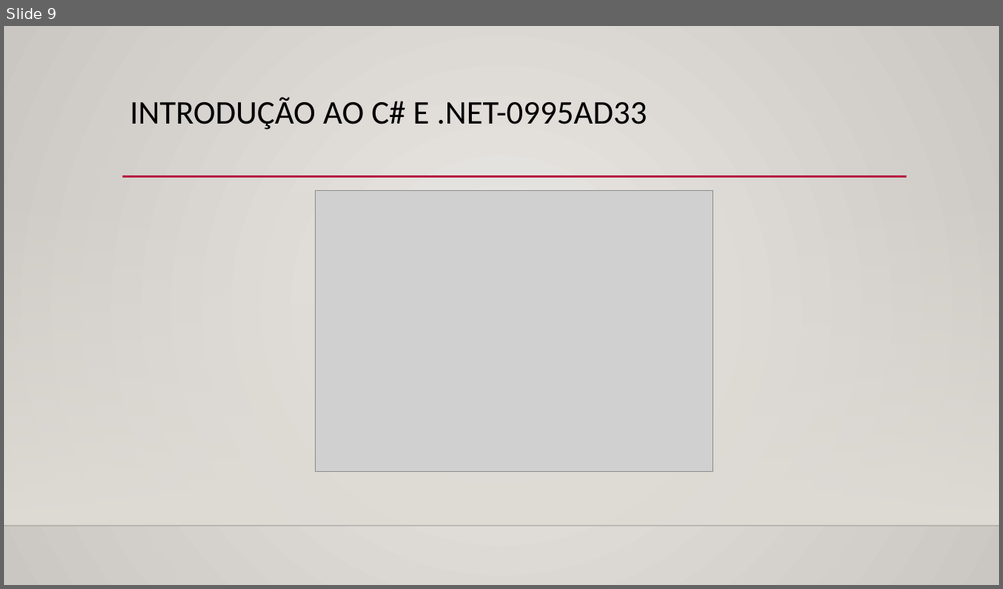
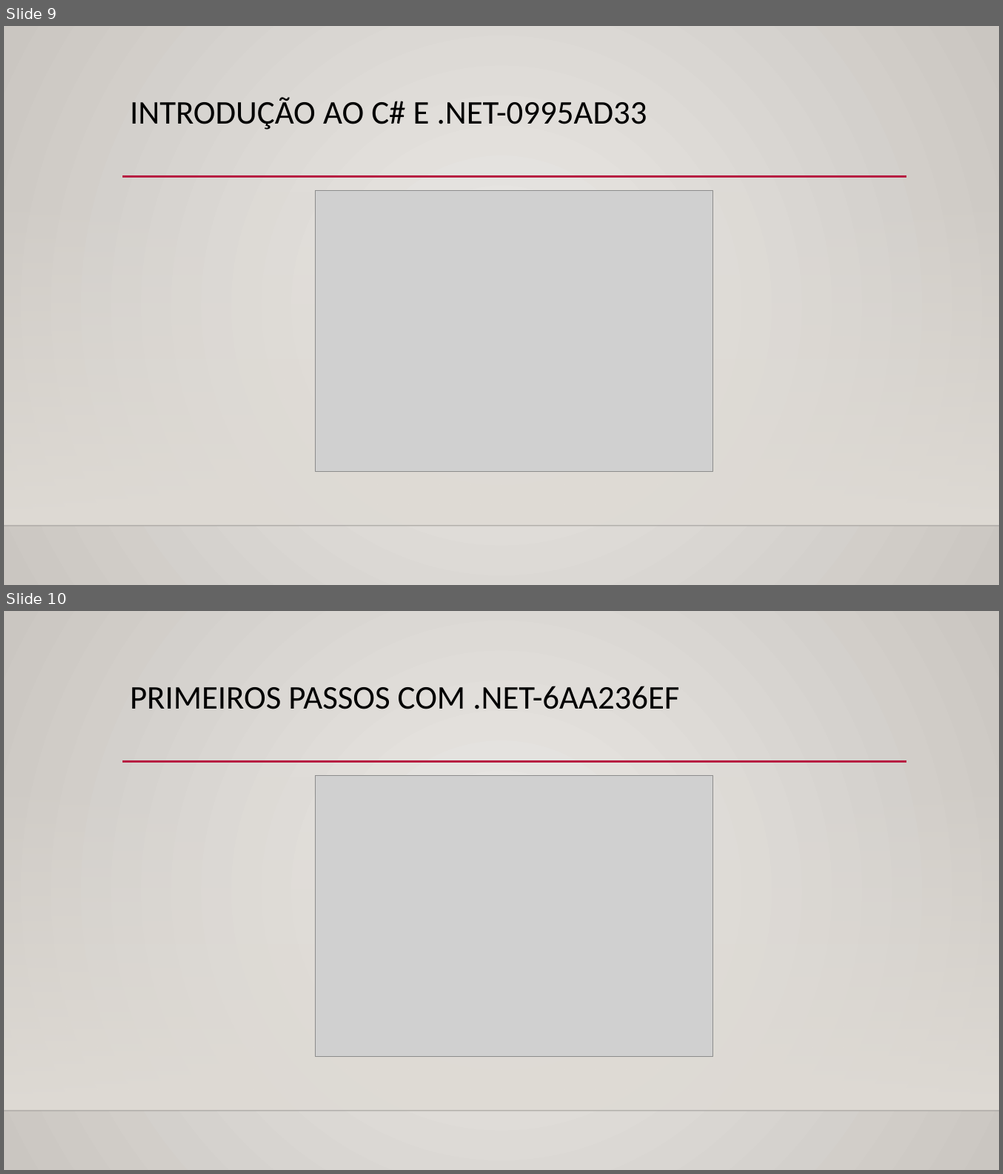
Before and after one commit to Rosem111/Evolu-o-na-DIO, a slide deck: Conquistas/Conquistas.pptx. Shown one above the other, each under a label of ours: slide 9 before the commit, slides 9 and 10 after it. The pictures are 1003x589 and 1003x1174 pixels, drawn with LibreOffice and Linux fonts; fonts in the diff are those of the drawing; grey boxes stand for pictures; background and template pictures are left out. Boxes give left, top, right and bottom in pixels: in the first picture for what was removed or moved away, otherwise in the second. Text is boxed around its words. In the diff, an @@ line names an element or a change of style, - is before the commit and + after.

Commit message:
Conquistas até o Atual Momento.

```diff
--- a/Conquistas/Conquistas.pptx
+++ b/Conquistas/Conquistas.pptx
@@ slide 10 added at (4,611,999,1170), background gradient #ECEAE7 to #CAC7C1; not listed: 3 template elements that a slide beside it also shows @@
@@ title added at (130,686,679,709), 32 pt, text #000000 @@
+PRIMEIROS PASSOS COM .NET-6AA236EF
@@ picture added at (315,775,713,1056) @@
```
